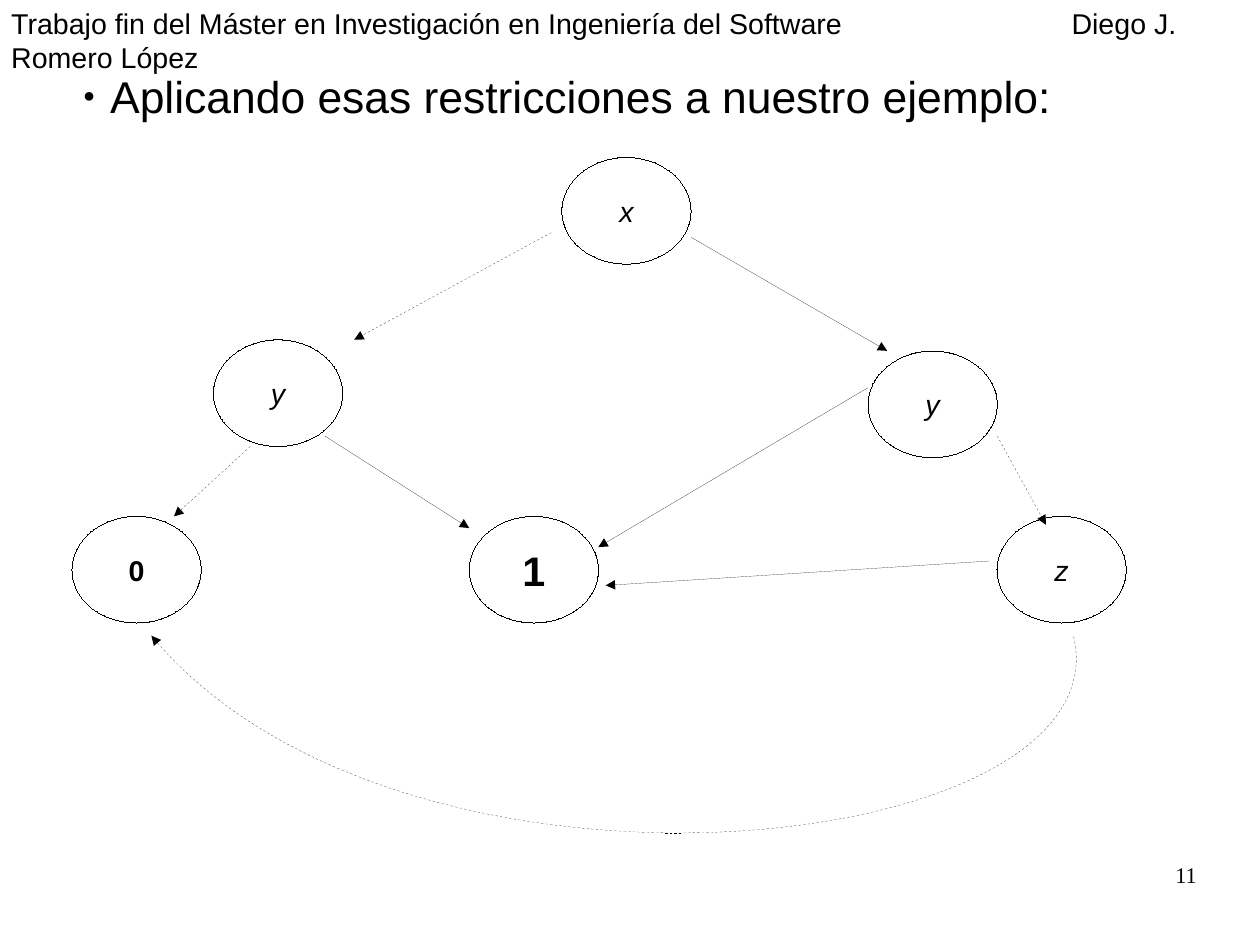
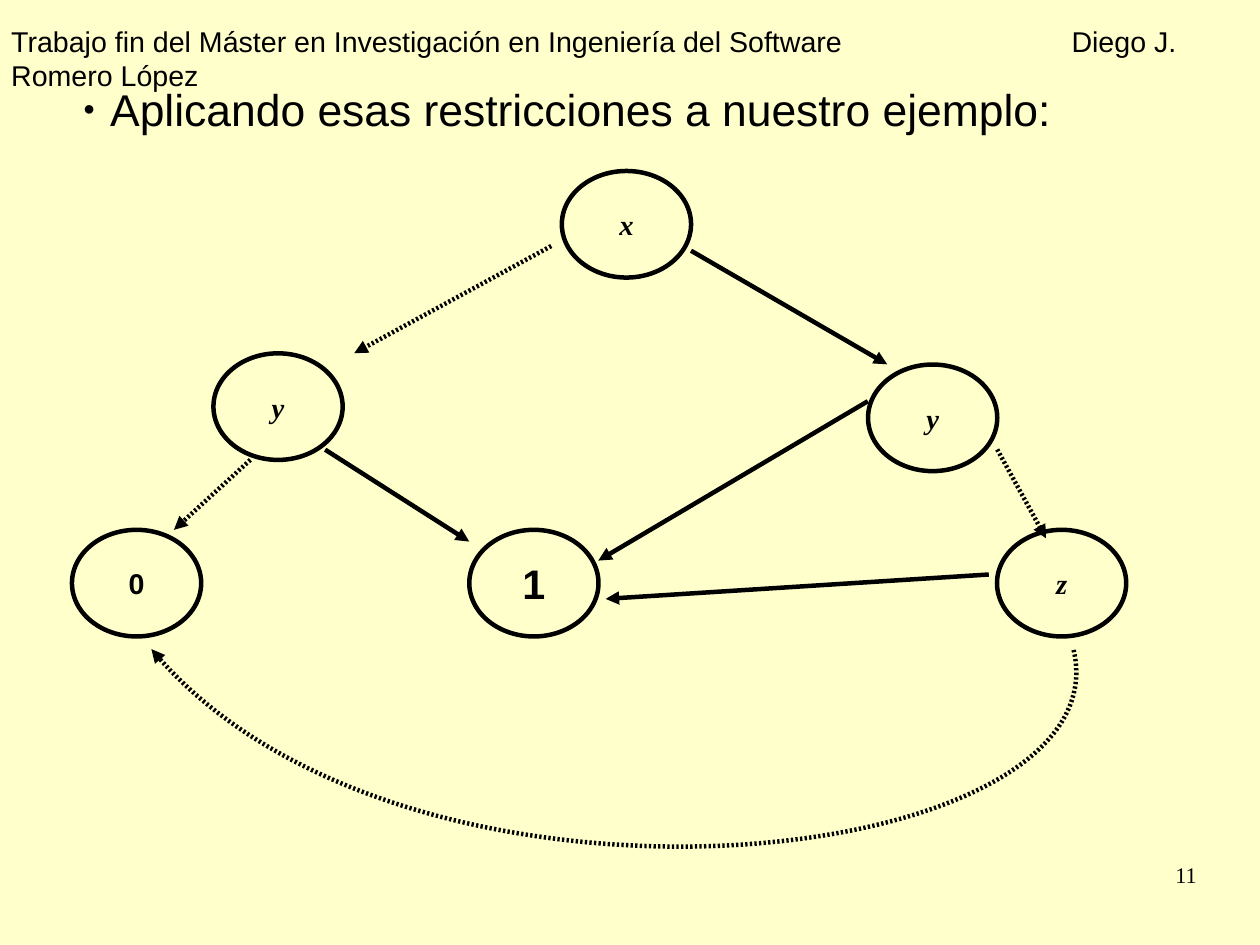
Before and after one commit to diegojromerolopez/djbdd, a slide deck: slide 11 of doc/presentacion.odp. Drawn at 1260x945 pixels with LibreOffice and Linux fonts; fonts in the diff are those of the drawing. Boxes give left, top, right and bottom in pixels: in the first picture for what was removed or moved away, otherwise in the second. Text is boxed around its words. In the diff, an @@ line names an element or a change of style, - is before the commit and + after.

```diff
--- a/doc/presentacion.odp
+++ b/doc/presentacion.odp
@@ background #FFFFFF to #FFFFCC @@
@@ text "Trabajo fin del Máster en ...": place and size @@
-text "Trabajo fin del Máster en ..." at [11, 13, 1176, 39]
+text "Trabajo fin del Máster en ..." at [11, 31, 1176, 57]
@@ arrow (551, 246) - (354, 353): stroke #000000 0 pt to #000000 2.83 pt @@
@@ arrow moved from (692, 238) - (887, 351) to (692, 250) - (887, 365) @@
@@ arrow (692, 250) - (887, 365): stroke #000000 0 pt to #000000 2.83 pt @@
@@ ellipse "y": place and size @@
-ellipse "y" at [869, 351, 998, 457]
+ellipse "y" at [214, 353, 343, 460]
@@ font Arial to Times New Roman, bold on; outline #000000 0 pt to #000000 2.83 pt in 4 elements at [214, 353, 343, 460], [563, 172, 692, 278], [997, 531, 1126, 637], [869, 365, 998, 471] @@
@@ ellipse "y": place and size @@
-ellipse "y" at [214, 340, 343, 446]
+ellipse "y" at [869, 365, 998, 471]
@@ arrow (868, 401) - (598, 560): stroke #000000 0 pt to #000000 2.83 pt @@
@@ arrow moved from (250, 447) - (174, 517) to (325, 449) - (470, 542) @@
@@ arrow (325, 449) - (470, 542): stroke #000000 0 pt to #000000 2.83 pt @@
@@ arrow removed from (325, 437) to (470, 528) @@
@@ arrow (998, 449) - (1046, 539): stroke #000000 0 pt to #000000 2.83 pt @@
@@ arrow added from (250, 460) to (174, 531), #000000 2.83 pt @@
@@ 4 ellipses, 4 arrows, 1 text, 1 freeform shape: place and size @@
-4 ellipses, 4 arrows, 1 text, 1 freeform shape at [72, 80, 1126, 832]
+4 ellipses, 4 arrows, 1 text, 1 freeform shape at [72, 91, 1126, 846]
@@ arrow (989, 575) - (606, 599): stroke #000000 0 pt to #000000 2.83 pt @@
@@ outline #000000 0 pt to #000000 2.83 pt in 3 elements at [72, 531, 201, 637], [470, 531, 599, 637], [151, 649, 1076, 846] @@
```
Also in this commit, not shown: 23 other slides changed, 3 slides added, 2 slides removed, 1 other file.
